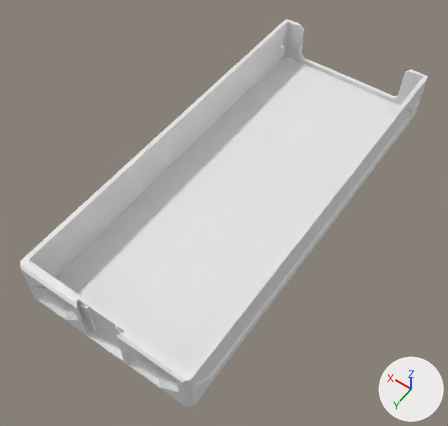
One commit to the glTF model parts/185/DecorDrawer_185-1W-05H.lib.glb: the scene before it, then after it.
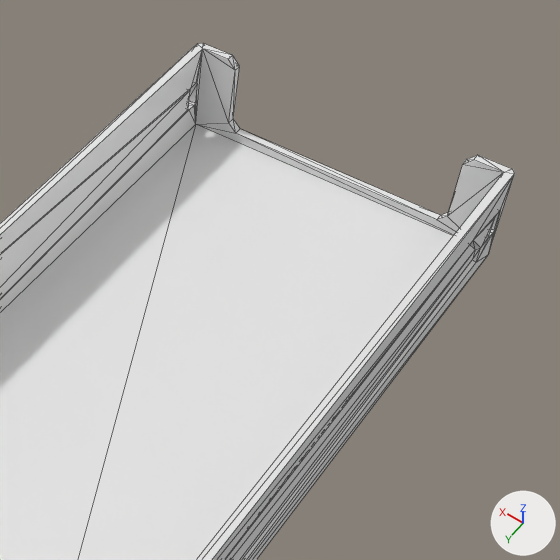
Old and new are each drawn whole from a camera (50 mm lens) standing at (-90.6, 144.6, 203.6) and looking at (1.3, 15.9, 1.4) and again close up on the part from 44% to 100% of the width and 0% to 59% of the height. Every picture has the same lights, and +X, +Y and +Z are marked at lower right. The older version's two pictures come first. The close-ups show mesh edges as thin lines. Where no turn or scale is listed for an object, it has been applied to the vertices. Vertices at exactly the same position are counted once.

In view in the first close-up: 'DecorDrawer_185-1W-05H'.
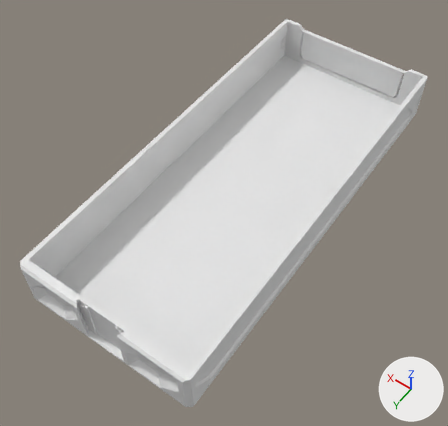
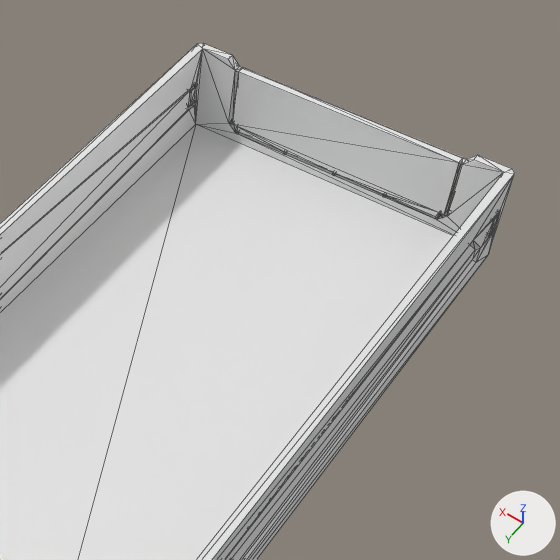
Location of each change, [x1, y1, x2, y2] in pixels of the close-ups (560 x 560 px):
part 1 of me_decordrawer_185_1w_05h, added: after [489, 212, 500, 235]
part 2 of me_decordrawer_185_1w_05h, added: after [189, 84, 197, 107]
part 3 of me_decordrawer_185_1w_05h, added: after [229, 66, 466, 220]

Diff of the bpy script that builds the scene:
```diff
--- a/parts/185/DecorDrawer_185-1W-05H.lib.glb.py
+++ b/parts/185/DecorDrawer_185-1W-05H.lib.glb.py
@@ me_decordrawer_185_1w_05h @@
 # used by ob_decordrawer_185_1w_05h; location = (0.0, 0.0, 11.0)
-me_decordrawer_185_1w_05h.from_pydata(...)  # 304 vertices, 612 faces; spans x -37.0..37.0, y -90.0..90.0, z -11.0..11.0
+me_decordrawer_185_1w_05h.from_pydata(...)  # 412 vertices, 840 faces; spans x -37.0..37.0, y -90.0..90.0, z -11.0..11.0
+# me_decordrawer_185_1w_05h part 1: a new loose piece of 24 vertices spanning x -37.0..-36.0, y -84.0..-81.0, z -2.0..2.0
+# me_decordrawer_185_1w_05h part 2: a new loose piece of 24 vertices spanning x 36.0..37.0, y -84.0..-81.0, z -2.0..2.0
+# me_decordrawer_185_1w_05h part 3
+# 60 vertices are added at x -27.0..27.0, y -87.0..-85.0, z -7.0..9.0
+# 140 new faces join them
```
